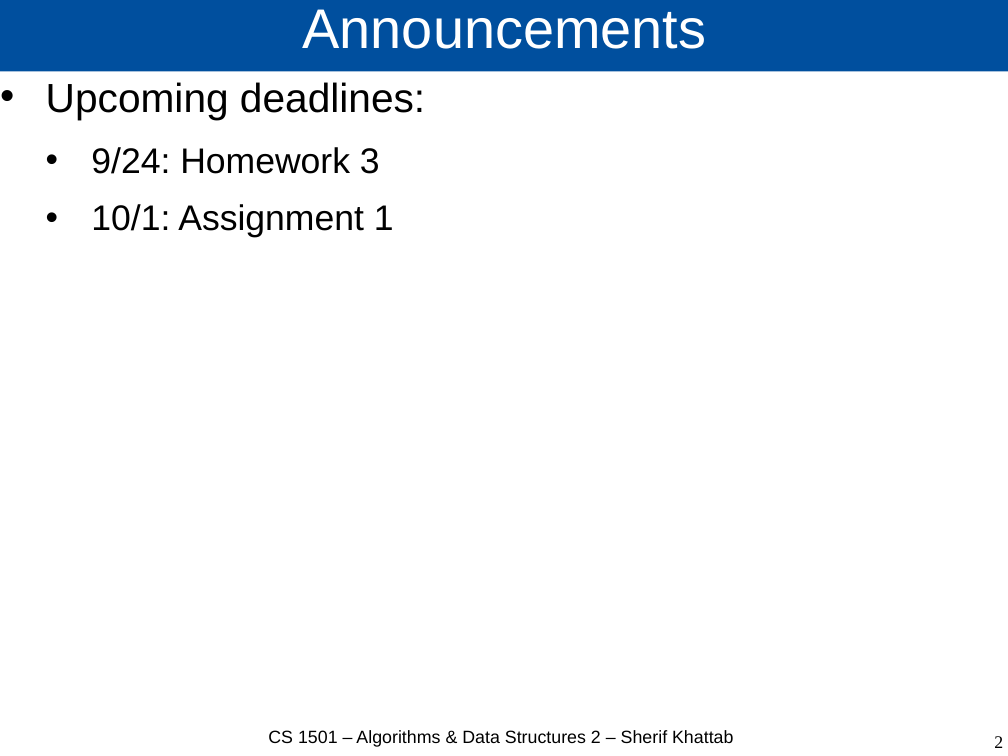
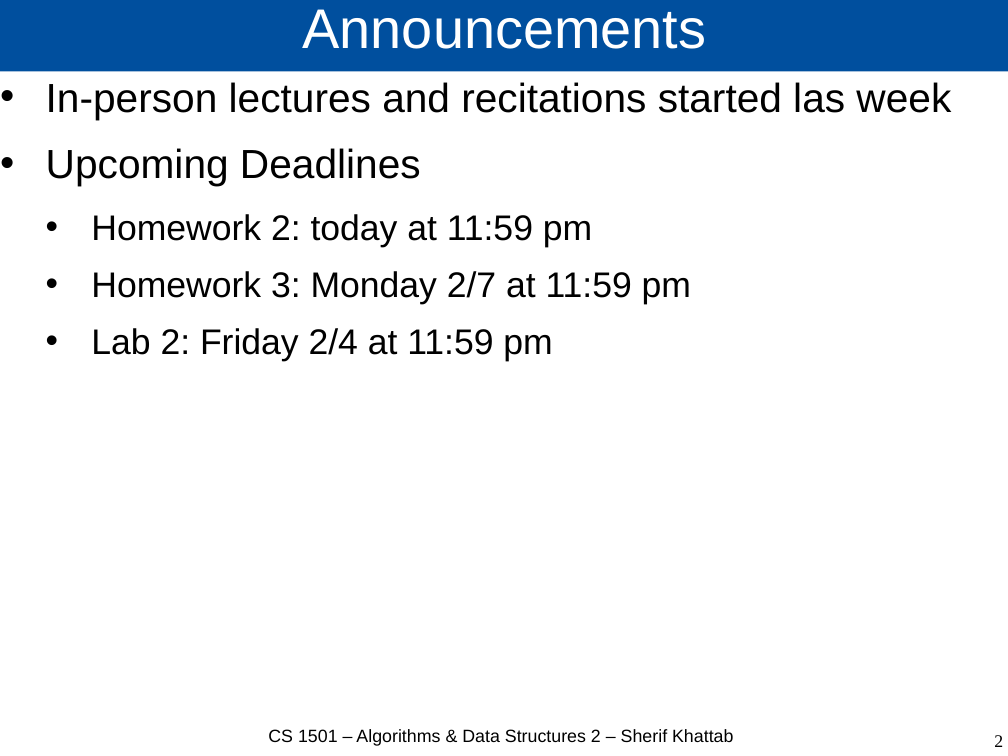
Before and after one commit to cs1501-2224/handouts, a slide deck: slide 2 of DraftSlides/Lecture5.pptx. Drawn at 1008x756 pixels with LibreOffice and Linux fonts; fonts in the diff are those of the drawing. Boxes give left, top, right and bottom in pixels: in the first picture for what was removed or moved away, otherwise in the second. Text is boxed around its words. In the diff, an @@ line names an element or a change of style, - is before the commit and + after.

```diff
--- a/DraftSlides/Lecture5.pptx
+++ b/DraftSlides/Lecture5.pptx
@@ text at (46,82,951,362): text changed @@
-• Upcoming deadlines:
-  • 9/24: Homework 3
-  • 10/1: Assignment 1
+• In-person lectures and recitations started las week
+• Upcoming Deadlines
+  • Homework 2: today at 11:59 pm
+  • Homework 3: Monday 2/7 at 11:59 pm
+  • Lab 2: Friday 2/4 at 11:59 pm
```
Also in this commit, not shown: 3 other slides changed, 1 slide added, 12 slides removed, 2 other files.
